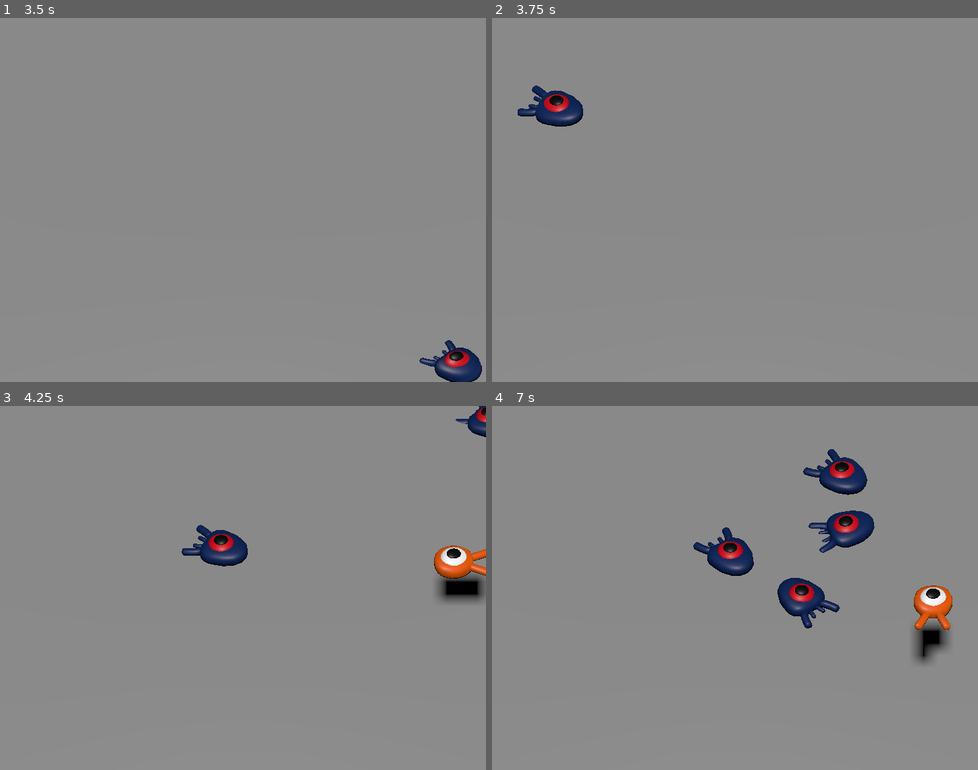
Above: before the commit, frames 1-4 (two rows, left to right).
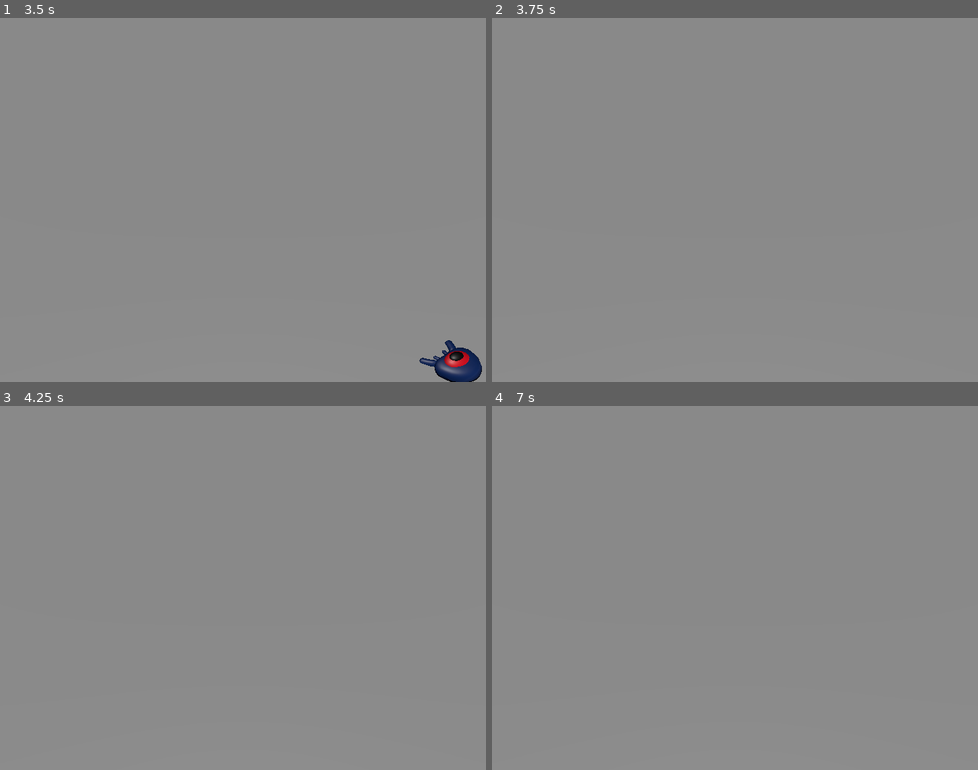
Above: after the commit, the same moments.

Repository: Koccov/squash-the-creeps
Game: Godot game, scene res://main.tscn
Two runs of this game, one before a commit and one after it. Both use one fixed random seed, a clock stepped at 60 frames per second and the inputs below.
Inputs:
- Up to frame 1 (3.5 s): tap Enter at 0.5 s; hold Right (move_right) 0.53-1.28 s; tap Space (jump) at 0.77, 1.52, 3.02 s; hold Down (move_backward) 1.28-2.03 s; hold Right (move_right) 2.03-2.78 s; hold Up (move_forward) from 2.78 s (still down)
- Up to frame 2 (3.75 s): release Up (move_forward) at 3.53 s; hold Left (move_left) from 3.53 s (still down)
- Up to frame 3 (4.25 s): keep holding Left (move_left); tap Space (jump) at 3.77 s
- Up to frame 4 (7 s): tap Space (jump) at 4.52, 6.02, 6.77 s; release Left (move_left) at 5.03 s; hold Down (move_backward) 5.03-5.78 s; hold Right (move_right) 5.78-6.53 s; hold Up (move_forward) from 6.53 s (still down)

Frame 1 is identical in both runs. In frame 2, 0.9% of the frame differs, in the area x 5-19%, y 18-30%; in frame 3, 2.6%; in frame 4, 5.0%, in the area x 41-95%, y 11-71%.
Error after the commit: Invalid access to property or key 'position' on a base object of type 'null instance'. (res://main.gd:14)

Commit message:
kill Player on hit

Diff:
--- a/player.gd
+++ b/player.gd
@@ -1,4 +1,7 @@
 extends CharacterBody3D
+
+## Emitted when the player was hit by a mob
+signal hit
 
 ## How fast the player moves [m/s]
 @export var speed = 14
@@ -62,3 +65,10 @@
 	# move the character
 	velocity = target_velocity
 	move_and_slide()
+
+func die():
+	hit.emit()
+	queue_free()
+
+func _on_mob_detector_body_entered(body):
+	die()
--- a/player.tscn
+++ b/player.tscn
@@ -31,3 +31,5 @@
 [node name="CollisionShape3D" type="CollisionShape3D" parent="MobDetector"]
 transform = Transform3D(1, 0, 0, 0, 1, 0, 0, 0, 1, 0, -0.0409925, 0)
 shape = SubResource("CylinderShape3D_d042u")
+
+[connection signal="body_entered" from="MobDetector" to="." method="_on_mob_detector_body_entered"]
